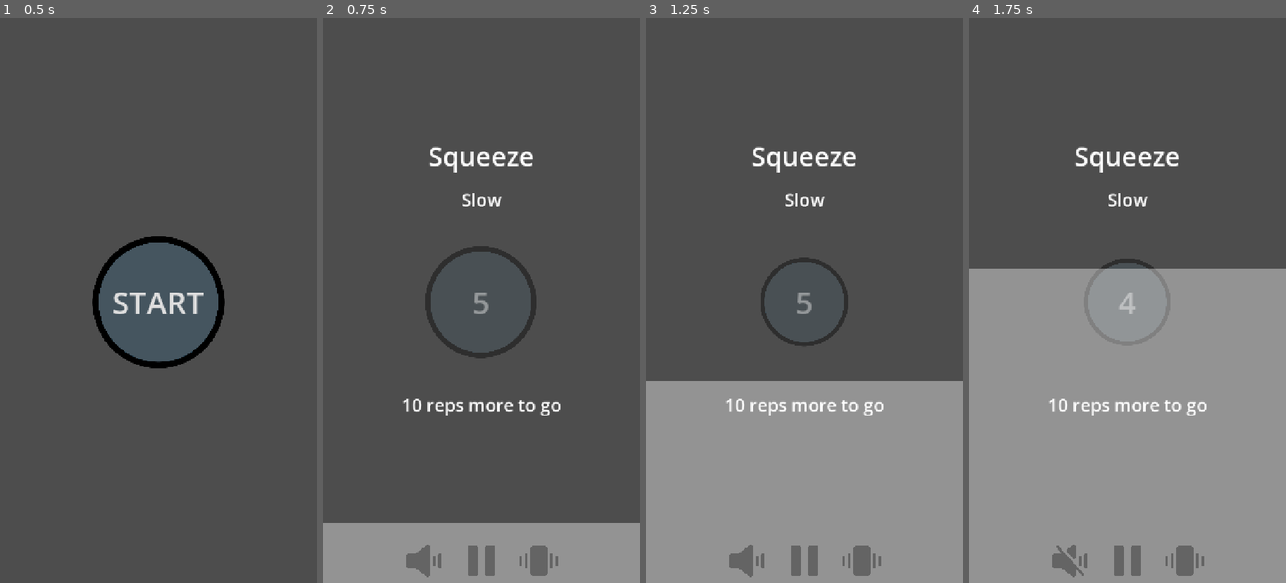
Above: before the commit, frames 1-4 (left to right).
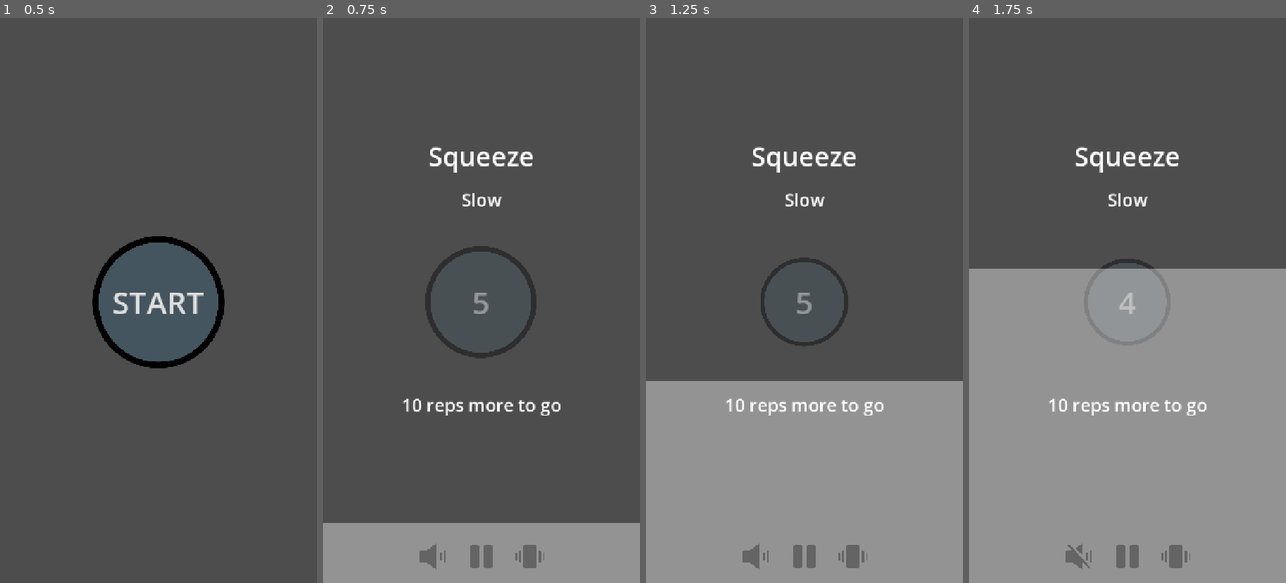
Above: after the commit, the same moments.

Repository: francocurotto/Kegels
Game: Godot game, scene res://app.tscn
Same seed, same stepped clock (60 frames per second), same inputs: the game is played once before the commit and once after it.
Inputs (mouse positions are in pixels of both pictures, inside the frame that each line leads up to; where the layout moved, square brackets give the same spot in the first picture):
- Up to frame 1 (0.5 s): no input
- Up to frame 2 (0.75 s): click "START" at 0.5 s
- Up to frame 3 (1.25 s): no input
- Up to frame 4 (1.75 s): click (1079, 560) [1070, 560] at 1.25 s

Frame 1 is identical in both runs. In frame 2, 0.8% of the frame differs, in the area x 26-75%, y 93-99%; in frame 3, 0.8%; in frame 4, 0.9%.

Commit message:
change icon size

Diff:
--- a/app.tscn
+++ b/app.tscn
@@ -76,34 +76,37 @@
 
 [node name="SpeakerButton" type="Button" parent="GUIs/OptionsGUI/OptionsRow" unique_id=996592813]
 unique_name_in_owner = true
-custom_minimum_size = Vector2(100, 0)
+custom_minimum_size = Vector2(80, 0)
 layout_mode = 2
 theme_override_font_sizes/font_size = 70
 toggle_mode = true
 button_pressed = true
 icon = ExtResource("3_nee2x")
 flat = true
+vertical_icon_alignment = 0
 expand_icon = true
 
 [node name="PauseButton" type="Button" parent="GUIs/OptionsGUI/OptionsRow" unique_id=860466066]
 unique_name_in_owner = true
-custom_minimum_size = Vector2(100, 0)
+custom_minimum_size = Vector2(80, 0)
 layout_mode = 2
 theme_override_font_sizes/font_size = 70
 toggle_mode = true
 icon = ExtResource("4_v7vdx")
 flat = true
+vertical_icon_alignment = 0
 expand_icon = true
 
 [node name="VibrateButton" type="Button" parent="GUIs/OptionsGUI/OptionsRow" unique_id=770655337]
 unique_name_in_owner = true
-custom_minimum_size = Vector2(100, 0)
+custom_minimum_size = Vector2(80, 0)
 layout_mode = 2
 theme_override_font_sizes/font_size = 70
 toggle_mode = true
 button_pressed = true
 icon = ExtResource("5_atqe7")
 flat = true
+vertical_icon_alignment = 0
 expand_icon = true
 
 [node name="Curtains" type="VBoxContainer" parent="." unique_id=1766888481]
